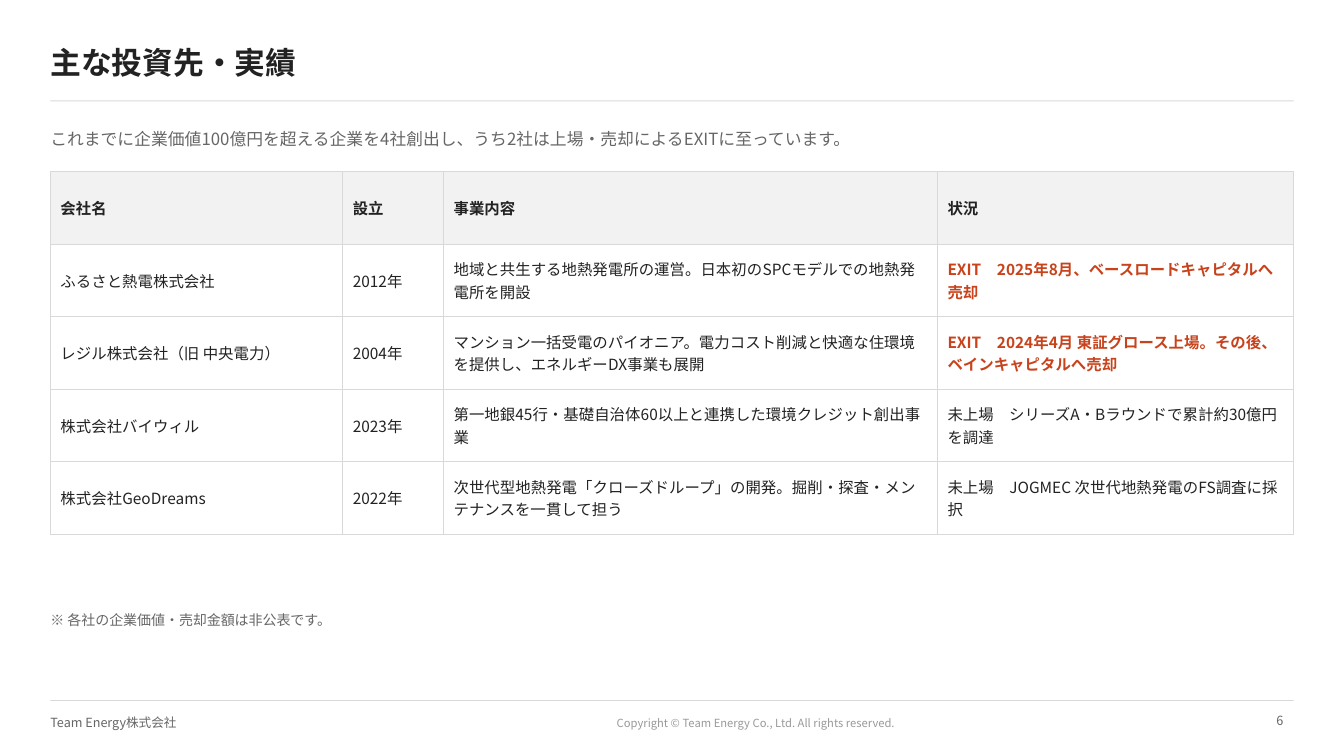
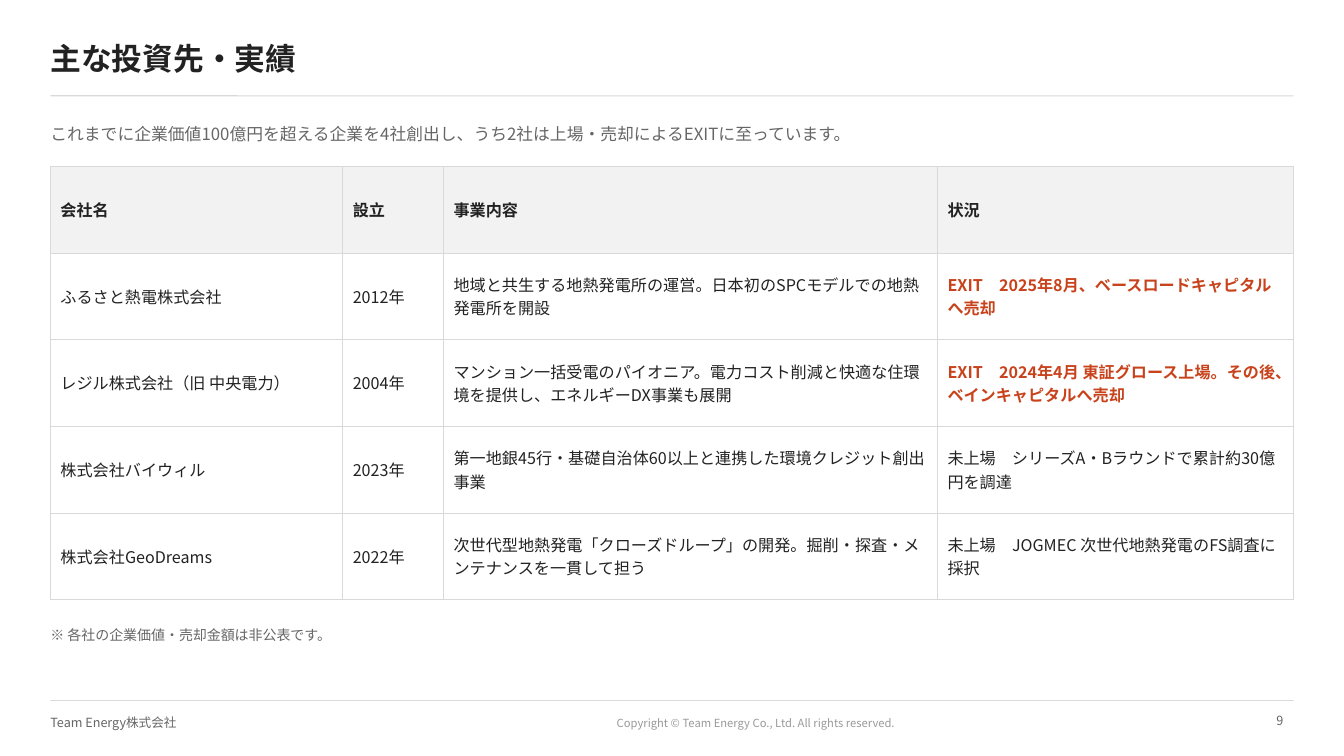
Before and after one commit to ttomoi-afk/desktop-tutorial, a slide deck: slide 9 of teamenergy/docs/TeamEnergy_会社紹介資料.pptx (slide 6 before the commit). Drawn at 1344x756 pixels with LibreOffice and Linux fonts; fonts in the diff are those of the drawing; background and template pictures are left out. Boxes give left, top, right and bottom in pixels: in the first picture for what was removed or moved away, otherwise in the second. Text is boxed around its words. In the diff, an @@ line names an element or a change of style, - is before the commit and + after.

```diff
--- a/teamenergy/docs/TeamEnergy_会社紹介資料.pptx
+++ b/teamenergy/docs/TeamEnergy_会社紹介資料.pptx
@@ title "主な投資先・実績": place and size @@
-title "主な投資先・実績" at bbox=[50, 48, 296, 77]
+title "主な投資先・実績" at bbox=[50, 44, 296, 73]
@@ text "これまでに企業価値100億円を超える企業を4社創出し、うち2社は上場・売却によるEXITに至っています。": place and size @@
-text "これまでに企業価値100億円を超える企業を4社創出し、うち2社は上場・売却によるEXITに至っています。" at bbox=[50, 131, 850, 147]
+text "これまでに企業価値100億円を超える企業を4社創出し、うち2社は上場・売却によるEXITに至っています。" at bbox=[50, 126, 850, 142]
@@ line moved from (50, 101) - (1294, 101) to (50, 96) - (1294, 96) @@
@@ table at bbox=[50, 166, 1294, 579] @@
@@ size 11 to 11.5 pt @@
@@ table: place and size @@
-table at bbox=[50, 171, 1294, 520]
+table at bbox=[50, 166, 1294, 579]
@@ text "※ 各社の企業価値・売却金額は非公表です。": place and size @@
-text "※ 各社の企業価値・売却金額は非公表です。" at bbox=[67, 613, 331, 626]
+text "※ 各社の企業価値・売却金額は非公表です。" at bbox=[67, 628, 331, 641]
```
Also in this commit, not shown: 11 other slides changed, 3 other files.
